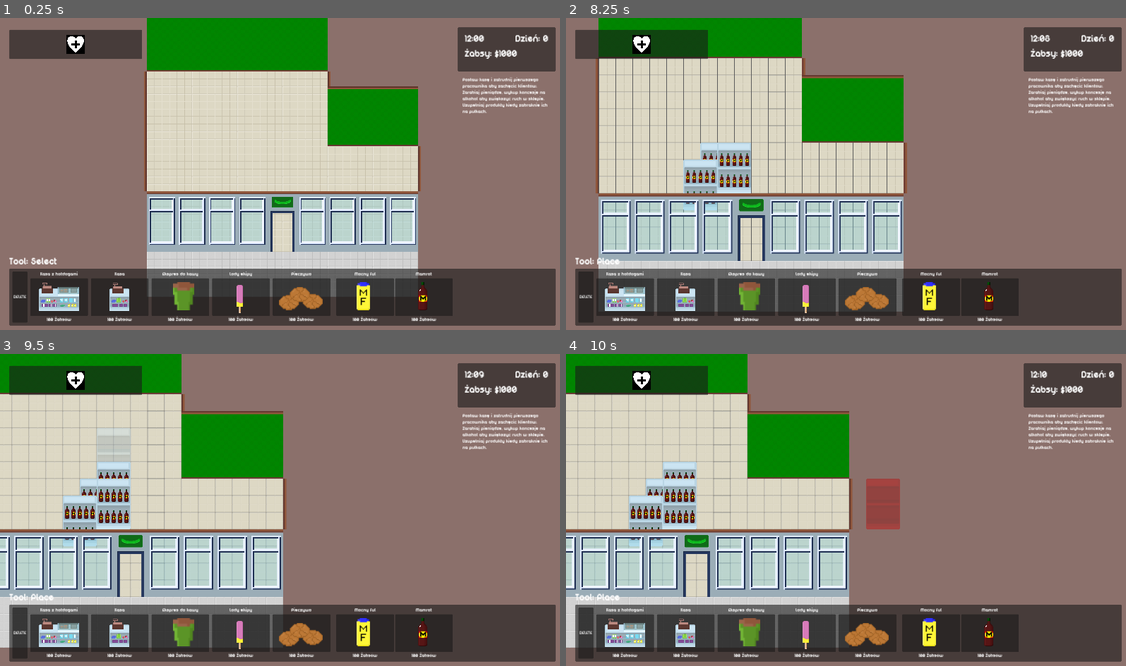
Above: before the commit, frames 1-4 (two rows, left to right).
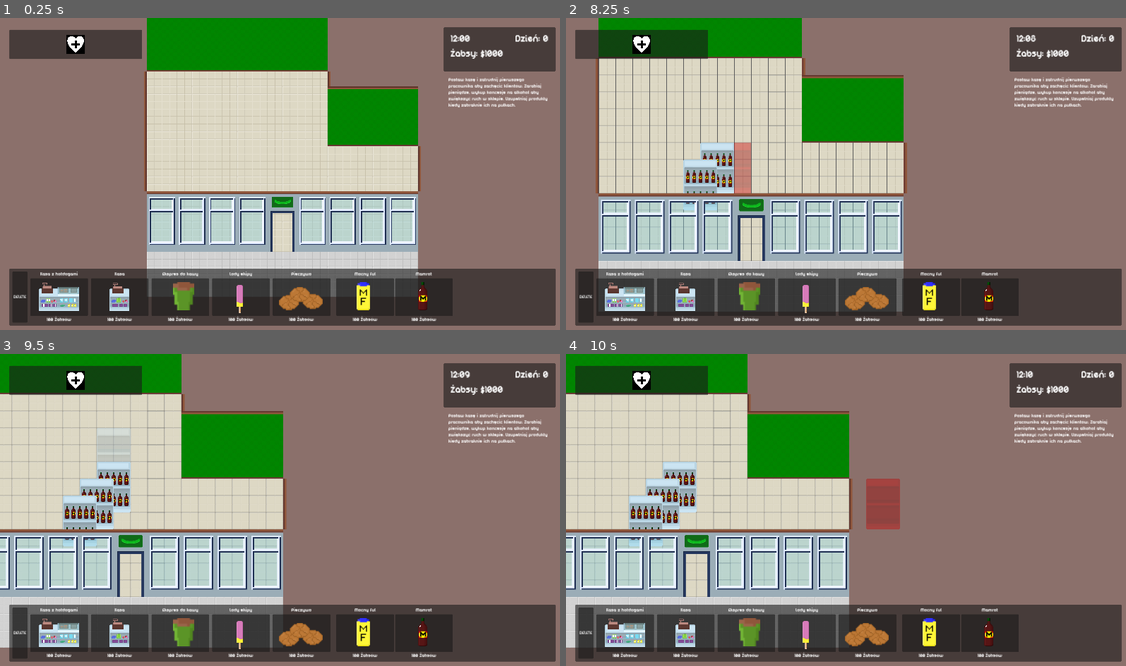
Above: after the commit, the same moments.

Repository: baransu/krakjam2024
Game: Godot game, scene res://game.tscn
Same seed, same stepped clock (60 frames per second), same inputs: the game is played once before the commit and once after it.
Inputs (mouse positions are in pixels of both pictures, inside the frame that each line leads up to):
- Up to frame 1 (0.25 s): no input
- Up to frame 2 (8.25 s): click (644, 42) at 0.5 s; click (700, 42) at 1.25 s; click (627, 295) at 2 s; click (683, 295) at 2.75 s; click (745, 295) at 3.5 s; click (806, 295) at 4.27 s; click (930, 295) at 5 s; click (991, 295) at 5.75 s; tap Enter at 6.5 s; move the mouse to (974, 161) at 6.52 s; hold D (move_right) 6.53-7.25 s; hold Right mouse button (right_click) 6.53-7.25 s; click (974, 161) at 6.67 s; drag from (734, 192) to (935, 155) at 7.27 s; move the mouse to (734, 183) at 8.02 s; hold D (move_right) from 8.03 s (still down); hold Mouse wheel down (zoom_out) from 8.03 s (still down); click (734, 183) at 8.17 s
- Up to frame 3 (9.5 s): release D (move_right) at 8.75 s; release Mouse wheel down (zoom_out) at 8.75 s; drag from (100, 503) to (112, 466) at 8.77 s
- Up to frame 4 (10 s): tap Space at 9.5 s; drag from (678, 503) to (874, 513) at 9.52 s

The runs differ from the first frame. In frame 1, 1.3% of the frame differs, in the area x 1-98%, y 2-80%; in frame 2, 2.0%; in frame 3, 1.9%; in frame 4, 1.9%.

Commit message:
feat: product panel

Diff:
--- a/buildable.gd
+++ b/buildable.gd
@@ -6,3 +6,5 @@
 @export var product_cost: int
 @export var build_cost: int
 @export var product_texture: Texture2D
+@export var name: String
+@export var icon: Texture2D
--- a/builder.gd
+++ b/builder.gd
@@ -57,9 +57,7 @@
 	var item: Building = GameState.buildable.scene.instantiate()
 	nav_region.add_child(item)
 	item.global_position = pos
-	item.cost = GameState.buildable.product_cost
-	item.build_cost = GameState.buildable.build_cost
-	item.product_texture = GameState.buildable.product_texture
+	item.set_res(GameState.buildable)
 	GameState.buildings.append(item)
 	GameState.remove_money(GameState.buildable.build_cost)
 	update_nav_mesh()
--- a/buildings/coffee/coffee.tscn
+++ b/buildings/coffee/coffee.tscn
@@ -12,8 +12,6 @@
 [sub_resource type="RectangleShape2D" id="RectangleShape2D_yy7dt"]
 resource_local_to_scene = true
 size = Vector2(64, 64)
-
-[sub_resource type="LabelSettings" id="LabelSettings_obkn6"]
 
 [node name="Coffee" type="Node2D"]
 script = ExtResource("1_2ia1n")
@@ -48,26 +46,3 @@
 
 [node name="MenuAnchor" type="Marker2D" parent="."]
 position = Vector2(-32, -288)
-
-[node name="CanvasLayer" type="CanvasLayer" parent="."]
-
-[node name="Menu" type="PanelContainer" parent="CanvasLayer"]
-unique_name_in_owner = true
-offset_left = -32.0
-offset_top = -288.0
-offset_right = 75.0
-offset_bottom = -230.0
-mouse_filter = 1
-
-[node name="VBoxContainer" type="VBoxContainer" parent="CanvasLayer/Menu"]
-layout_mode = 2
-
-[node name="Label" type="Label" parent="CanvasLayer/Menu/VBoxContainer"]
-layout_mode = 2
-text = "Wino Mamrot"
-label_settings = SubResource("LabelSettings_obkn6")
-
-[node name="RefillButton" type="Button" parent="CanvasLayer/Menu/VBoxContainer"]
-unique_name_in_owner = true
-layout_mode = 2
-text = "Uzupełnij"
--- a/buildings/scripts/building.gd
+++ b/buildings/scripts/building.gd
@@ -11,10 +11,8 @@
 @export var type: Type = Type.PRODUCT
 @export var product: Product = Product.NONE
 
-var cost := 0
-var build_cost := 0
-var product_texture: Texture2D
 var selected = false
+var res: Buildable
 
 enum Type { PRODUCT, CHECKOUT }
 enum Product { NONE, BEER, HOTDOG, ICECREAM, WINE, BREAD, COFFEE }
@@ -37,6 +35,10 @@
 
 		_:
 			pass
+
+
+func get_delete_cost() -> int:
+	return roundi(res.build_cost * 0.5)
 
 
 func on_hover_end() -> void:
@@ -64,12 +66,14 @@
 func select() -> void:
 	selected = true
 	sprite.material = select_material
+	GameState.building_selected.emit(self)
 
 
 func deselect() -> void:
 	selected = false
 	sprite.material = null
+	GameState.building_deselected.emit(self)
 
 
-func get_obstacle() -> PackedVector2Array:
-	return get_node("NavigationObstacle2D").vertices
+func set_res(r: Buildable) -> void:
+	res = r
--- a/buildings/scripts/checkout_building.gd
+++ b/buildings/scripts/checkout_building.gd
@@ -19,7 +19,7 @@
 		await get_tree().create_timer(1).timeout
 		GameState.add_money(customer.product_cost)
 	else:
-		# todo: return product or not?
+		customer.drop_product()
 		pass
 
 
--- a/buildings/scripts/product_building.gd
+++ b/buildings/scripts/product_building.gd
@@ -1,10 +1,7 @@
 class_name ProductBuilding
 extends Building
 
-@onready var menu: PanelContainer = %Menu
-@onready var refill_button: Button = %RefillButton
 @onready var products_container: Node = $Products
-@onready var menu_anchor: Marker2D = $MenuAnchor
 
 var max_products: int
 var products: int
@@ -13,12 +10,7 @@
 
 func _ready() -> void:
 	super()
-	menu.hide()
-	menu.position = menu_anchor.get_global_transform_with_canvas().get_origin()
-	refill_button.pressed.connect(start_refill)
-	update_refill_button()
 	max_products = products_container.get_child_count()
-	GameState.money_changed.connect(update_refill_button)
 
 	if max_products == 0:
 		max_products = 99999999
@@ -33,19 +25,9 @@
 			staff.start_refill(self)
 
 
-func select() -> void:
-	super()
-	menu.show()
-
-
-func deselect() -> void:
-	super()
-	menu.hide()
-
-
 func get_refill_cost() -> int:
 	var new_products = max_products - products
-	return roundi(new_products * (cost * 0.5))
+	return roundi(new_products * (res.product_cost * 0.5))
 
 
 func interact_staff(_staff: Staff) -> void:
@@ -58,7 +40,7 @@
 	for child in children:
 		child.show()
 
-	update_refill_button()
+	GameState.building_changed.emit(self)
 
 
 func interact_customer(customer: Customer) -> void:
@@ -68,7 +50,7 @@
 		GameState.building_empty.emit(self)
 		return
 
-	customer.give_product(product_texture, cost)
+	customer.give_product(res.product_texture, res.product_cost)
 
 	var children = products_container.get_children()
 	children.shuffle()
@@ -80,19 +62,8 @@
 	if !endless_products:
 		products -= 1
 
-	update_refill_button()
+	GameState.building_changed.emit(self)
 
 
 func is_working() -> bool:
 	return products > 0
-
-
-func update_refill_button(_delta: int = 0) -> void:
-	if products < max_products:
-		refill_button.show()
-		if GameState.money < get_refill_cost():
-			refill_button.disabled = true
-		else:
-			refill_button.disabled = false
-	else:
-		refill_button.hide()
--- a/buildings/shelf_beer/shelf_beer.tscn
+++ b/buildings/shelf_beer/shelf_beer.tscn
@@ -13,8 +13,6 @@
 [sub_resource type="RectangleShape2D" id="RectangleShape2D_yy7dt"]
 resource_local_to_scene = true
 size = Vector2(64, 64)
-
-[sub_resource type="LabelSettings" id="LabelSettings_obkn6"]
 
 [node name="ShelfWine" type="Node2D"]
 script = ExtResource("1_x2n1i")
@@ -97,26 +95,3 @@
 
 [node name="MenuAnchor" type="Marker2D" parent="."]
 position = Vector2(-32, -288)
-
-[node name="CanvasLayer" type="CanvasLayer" parent="."]
-
-[node name="Menu" type="PanelContainer" parent="CanvasLayer"]
-unique_name_in_owner = true
-offset_left = -32.0
-offset_top = -288.0
-offset_right = 75.0
-offset_bottom = -230.0
-mouse_filter = 1
-
-[node name="VBoxContainer" type="VBoxContainer" parent="CanvasLayer/Menu"]
-layout_mode = 2
-
-[node name="Label" type="Label" parent="CanvasLayer/Menu/VBoxContainer"]
-layout_mode = 2
-text = "Wino Mamrot"
-label_settings = SubResource("LabelSettings_obkn6")
-
-[node name="RefillButton" type="Button" parent="CanvasLayer/Menu/VBoxContainer"]
-unique_name_in_owner = true
-layout_mode = 2
-text = "Uzupełnij"
--- a/buildings/shelf_bread/shelf_bread.tscn
+++ b/buildings/shelf_bread/shelf_bread.tscn
@@ -14,8 +14,6 @@
 [sub_resource type="RectangleShape2D" id="RectangleShape2D_yy7dt"]
 resource_local_to_scene = true
 size = Vector2(128, 64)
-
-[sub_resource type="LabelSettings" id="LabelSettings_obkn6"]
 
 [node name="ShelfWine" type="Node2D"]
 script = ExtResource("1_ofphp")
@@ -78,26 +76,3 @@
 
 [node name="MenuAnchor" type="Marker2D" parent="."]
 position = Vector2(-24, -224)
-
-[node name="CanvasLayer" type="CanvasLayer" parent="."]
-
-[node name="Menu" type="PanelContainer" parent="CanvasLayer"]
-unique_name_in_owner = true
-offset_left = -24.0
-offset_top = -224.0
-offset_right = 83.0
-offset_bottom = -166.0
-mouse_filter = 1
-
-[node name="VBoxContainer" type="VBoxContainer" parent="CanvasLayer/Menu"]
-layout_mode = 2
-
-[node name="Label" type="Label" parent="CanvasLayer/Menu/VBoxContainer"]
-layout_mode = 2
-text = "Wino Mamrot"
-label_settings = SubResource("LabelSettings_obkn6")
-
-[node name="RefillButton" type="Button" parent="CanvasLayer/Menu/VBoxContainer"]
-unique_name_in_owner = true
-layout_mode = 2
-text = "Uzupełnij"
--- a/buildings/shelf_icecream/shelf_icecream.tscn
+++ b/buildings/shelf_icecream/shelf_icecream.tscn
@@ -15,8 +15,6 @@
 [sub_resource type="RectangleShape2D" id="RectangleShape2D_yy7dt"]
 resource_local_to_scene = true
 size = Vector2(192, 64)
-
-[sub_resource type="LabelSettings" id="LabelSettings_obkn6"]
 
 [node name="ShelfWine" type="Node2D"]
 script = ExtResource("1_y26bh")
@@ -85,26 +83,3 @@
 
 [node name="MenuAnchor" type="Marker2D" parent="."]
 position = Vector2(-24, -224)
-
-[node name="CanvasLayer" type="CanvasLayer" parent="."]
-
-[node name="Menu" type="PanelContainer" parent="CanvasLayer"]
-unique_name_in_owner = true
-offset_left = -24.0
-offset_top = -224.0
-offset_right = 83.0
-offset_bottom = -166.0
-mouse_filter = 1
-
-[node name="VBoxContainer" type="VBoxContainer" parent="CanvasLayer/Menu"]
-layout_mode = 2
-
-[node name="Label" type="Label" parent="CanvasLayer/Menu/VBoxContainer"]
-layout_mode = 2
-text = "Wino Mamrot"
-label_settings = SubResource("LabelSettings_obkn6")
-
-[node name="RefillButton" type="Button" parent="CanvasLayer/Menu/VBoxContainer"]
-unique_name_in_owner = true
-layout_mode = 2
-text = "Uzupełnij"
--- a/buildings/shelf_wine/shelf_wine.tscn
+++ b/buildings/shelf_wine/shelf_wine.tscn
@@ -13,8 +13,6 @@
 [sub_resource type="RectangleShape2D" id="RectangleShape2D_yy7dt"]
 resource_local_to_scene = true
 size = Vector2(128, 64)
-
-[sub_resource type="LabelSettings" id="LabelSettings_obkn6"]
 
 [node name="ShelfWine" type="Node2D"]
 script = ExtResource("1_2uqao")
@@ -89,26 +87,3 @@
 
 [node name="MenuAnchor" type="Marker2D" parent="."]
 position = Vector2(-24, -224)
-
-[node name="CanvasLayer" type="CanvasLayer" parent="."]
-
-[node name="Menu" type="PanelContainer" parent="CanvasLayer"]
-unique_name_in_owner = true
-offset_left = -24.0
-offset_top = -224.0
-offset_right = 83.0
-offset_bottom = -166.0
-mouse_filter = 1
-
-[node name="VBoxContainer" type="VBoxContainer" parent="CanvasLayer/Menu"]
-layout_mode = 2
-
-[node name="Label" type="Label" parent="CanvasLayer/Menu/VBoxContainer"]
-layout_mode = 2
-text = "Wino Mamrot"
-label_settings = SubResource("LabelSettings_obkn6")
-
-[node name="RefillButton" type="Button" parent="CanvasLayer/Menu/VBoxContainer"]
-unique_name_in_owner = true
-layout_mode = 2
-text = "Uzupełnij"
--- a/customer.gd
+++ b/customer.gd
@@ -78,6 +78,7 @@
 		nav_agent.set_target_position(target.get_front())
 	else:
 		if exit:
+			change_state(State.EXIT)
 			find_exit()
 		else:
 			print("waiting for building to be created")
@@ -126,8 +127,16 @@
 					product = "BEER"
 				Building.Product.HOTDOG:
 					product = "HOTDOG"
+				Building.Product.WINE:
+					product = "WINE"
+				Building.Product.COFFEE:
+					product = "COFFEE"
+				Building.Product.ICECREAM:
+					product = "ICECREAM"
+				Building.Product.BREAD:
+					product = "BREAD"
 				_:
-					product = "TODO"
+					product = "NONE"
 
 			state_label.text = "PRODUCT: " + product
 
@@ -145,3 +154,7 @@
 	product_cost = cost
 	product_sprite.show()
 	product_sprite.texture = tex
+
+
+func drop_product() -> void:
+	product_sprite.hide()
--- a/game_state.gd
+++ b/game_state.gd
@@ -9,6 +9,9 @@
 signal money_changed(int)
 signal staff_changed
 signal alkohol_access_changed
+signal building_selected(Building)
+signal building_deselected(Building)
+signal building_changed(Building)
 
 var selected: Building
 var buildings: Array[Building] = []
@@ -70,6 +73,7 @@
 
 
 func delete(b: Building) -> void:
+	add_money(b.get_delete_cost())
 	b.queue_free()
 	buildings.erase(b)
 	building_destroyed.emit(b)
--- a/hotdog_building.gd
+++ b/hotdog_building.gd
@@ -12,12 +12,12 @@
 	if is_working():
 		if customer.target_product == Building.Product.HOTDOG:
 			await staff.something_hotdog()
-			customer.give_product(product_texture, cost)
-			GameState.add_money(cost)
+			customer.give_product(res.product_texture, res.product_cost)
+			GameState.add_money(res.product_cost)
 		else:
 			GameState.add_money(customer.product_cost)
 			await get_tree().create_timer(1).timeout
 
 	else:
-		# todo: return product or not?
+		customer.drop_product()
 		pass
--- a/hud.tscn
+++ b/hud.tscn
@@ -9,6 +9,7 @@
 [ext_resource type="Script" path="res://ui/delete_button.gd" id="3_q3tk0"]
 [ext_resource type="Texture2D" uid="uid://cfbxp6iqj3qra" path="res://art/Sprite-0007-2.png" id="4_begqd"]
 [ext_resource type="Resource" uid="uid://cygl2nish317r" path="res://buildings/hotdog/hotdog_res.tres" id="4_jk0rg"]
+[ext_resource type="PackedScene" uid="uid://dbedkj40f785x" path="res://ui/building_panel.tscn" id="6_cybql"]
 [ext_resource type="Texture2D" uid="uid://bftbtvqmorrov" path="res://art/Sprite-0006-3.png" id="10_woaov"]
 [ext_resource type="Resource" uid="uid://br4togwko5rd3" path="res://buildings/shelf_beer/shelf_beer_res.tres" id="11_yn7g0"]
 [ext_resource type="Texture2D" uid="uid://b1cbch7lv6s74" path="res://art/Sprite-0001-5-lodowmfa.png" id="12_tgllb"]
@@ -122,7 +123,7 @@
 layout_mode = 2
 
 [node name="Panel" type="Panel" parent="MarginContainer/VBoxContainer/HBoxContainer2/VBoxContainer2"]
-custom_minimum_size = Vector2(300, 150)
+custom_minimum_size = Vector2(380, 150)
 layout_mode = 2
 
 [node name="MarginContainer" type="MarginContainer" parent="MarginContainer/VBoxContainer/HBoxContainer2/VBoxContainer2/Panel"]
@@ -180,11 +181,15 @@
 text = "Postaw kasę i zatrudnij pierwszego pracownika aby zachęcić klientów. Zarabiaj pieniądze, wykup koncesje na alkohol aby zwiększyć ruch w sklepie. Uzupełniaj produkty kiedy zabraknie ich na pułkach."
 autowrap_mode = 2
 
+[node name="BuildingPanel" parent="MarginContainer/VBoxContainer/HBoxContainer2/VBoxContainer2" instance=ExtResource("6_cybql")]
+layout_mode = 2
+
 [node name="HBoxContainer" type="HBoxContainer" parent="MarginContainer/VBoxContainer"]
 layout_mode = 2
 
 [node name="ToolLabel" type="Label" parent="MarginContainer/VBoxContainer/HBoxContainer"]
 unique_name_in_owner = true
+visible = false
 layout_mode = 2
 size_flags_horizontal = 0
 text = "Tool: Build"
--- a/template.gd
+++ b/template.gd
@@ -8,8 +8,8 @@
 
 
 func _ready() -> void:
-	area_entered.connect(on_area_entered)
-	area_exited.connect(on_area_exited)
+	body_entered.connect(on_area_entered)
+	body_exited.connect(on_area_exited)
 
 
 func _process(_delta: float) -> void:
@@ -22,11 +22,11 @@
 		can_build = false
 
 
-func on_area_entered(_area: Area2D) -> void:
+func on_area_entered(_b: Node) -> void:
 	other_shape_overlap = true
 
 
-func on_area_exited(_area: Area2D) -> void:
+func on_area_exited(_b: Node) -> void:
 	other_shape_overlap = false
 
 
--- /dev/null
+++ b/ui/building_panel.gd
@@ -0,0 +1,76 @@
+extends PanelContainer
+
+@onready var name_label: Label = %Name
+@onready var inventory_text: Label = %InventoryText
+@onready var building_icon: TextureRect = %BuildingIcon
+@onready var refill_building_button: Button = %RefillBuildingButton
+@onready var delete_building_button: Button = %DeleteBuildingButton
+
+var building: Building
+
+
+func _ready():
+	GameState.building_selected.connect(on_building_selected)
+	GameState.building_deselected.connect(on_building_deselected)
+	GameState.building_destroyed.connect(on_building_deselected)
+
+	GameState.building_changed.connect(update_building_info)
+	GameState.money_changed.connect(on_money_changed)
+
+	delete_building_button.pressed.connect(delete_building)
+	refill_building_button.pressed.connect(refill_building)
+
+	hide()
+
+
+func delete_building():
+	GameState.delete(building)
+
+
+func refill_building():
+	building.start_refill()
+
+
+func on_money_changed(_delta: int):
+	update_building_info()
+
+
+func on_building_selected(b: Building):
+	building = b
+	update_building_info(building)
+	show()
+
+
+func on_building_deselected(b: Building):
+	building = b
+	hide()
+
+
+func update_building_info(_b: Building = null):
+	if building == null:
+		return
+
+	name_label.text = building.res.name
+	building_icon.texture = building.res.icon
+
+	if building is ProductBuilding && !building.endless_products:
+		inventory_text.show()
+		inventory_text.text = (
+			"Stan: " + str(building.products) + "/" + str(building.max_products) + " sztuk"
+		)
+
+		refill_building_button.text = "Uzupełnij (" + str(building.get_refill_cost()) + " Żabsów)"
+		delete_building_button.text = "Sprzedaj (" + str(building.get_delete_cost()) + " Żabsów)"
+
+		if building.products < building.max_products:
+			refill_building_button.show()
+			if building.get_refill_cost() <= GameState.money:
+				refill_building_button.disabled = false
+			else:
+				refill_building_button.disabled = true
+		else:
+			refill_building_button.hide()
+
+	else:
+		inventory_text.hide()
+		refill_building_button.hide()
--- /dev/null
+++ b/ui/building_panel.tscn
@@ -0,0 +1,55 @@
+[gd_scene load_steps=3 format=3 uid="uid://dbedkj40f785x"]
+
+[ext_resource type="Script" path="res://ui/building_panel.gd" id="1_von7c"]
+
+[sub_resource type="PlaceholderTexture2D" id="PlaceholderTexture2D_p6j6j"]
+size = Vector2(32, 32)
+
+[node name="BuildingPanel" type="PanelContainer"]
+script = ExtResource("1_von7c")
+
+[node name="MarginContainer2" type="MarginContainer" parent="."]
+layout_mode = 2
+theme_override_constants/margin_left = 16
+theme_override_constants/margin_top = 16
+theme_override_constants/margin_right = 16
+theme_override_constants/margin_bottom = 16
+
+[node name="VBoxContainer" type="VBoxContainer" parent="MarginContainer2"]
+layout_mode = 2
+theme_override_constants/separation = 16
+
+[node name="HBoxContainer2" type="HBoxContainer" parent="MarginContainer2/VBoxContainer"]
+layout_mode = 2
+
+[node name="Name" type="Label" parent="MarginContainer2/VBoxContainer/HBoxContainer2"]
+unique_name_in_owner = true
+custom_minimum_size = Vector2(300, 2.08165e-12)
+layout_mode = 2
+text = "Wino Mamrot"
+autowrap_mode = 2
+
+[node name="BuildingIcon" type="TextureRect" parent="MarginContainer2/VBoxContainer/HBoxContainer2"]
+unique_name_in_owner = true
+custom_minimum_size = Vector2(32, 32)
+layout_mode = 2
+texture = SubResource("PlaceholderTexture2D_p6j6j")
+
+[node name="InventoryText" type="Label" parent="MarginContainer2/VBoxContainer"]
+unique_name_in_owner = true
+layout_mode = 2
+text = "Stan: 5/10 sztuk"
+
+[node name="HBoxContainer" type="VBoxContainer" parent="MarginContainer2/VBoxContainer"]
+layout_mode = 2
+theme_override_constants/separation = 8
+
+[node name="RefillBuildingButton" type="Button" parent="MarginContainer2/VBoxContainer/HBoxContainer"]
+unique_name_in_owner = true
+layout_mode = 2
+text = "Uzupełnij (-100 Żabsów)"
+
+[node name="DeleteBuildingButton" type="Button" parent="MarginContainer2/VBoxContainer/HBoxContainer"]
+unique_name_in_owner = true
+layout_mode = 2
+text = "Sprzedaj (+100 Żabsów)"
Not shown: 1 places in buildings/coffee/coffee.tscn that only renumber resources
Not shown: 1 places in buildings/shelf_beer/shelf_beer.tscn that only renumber resources
Not shown: 1 places in buildings/shelf_bread/shelf_bread.tscn that only renumber resources
Not shown: 1 places in buildings/shelf_icecream/shelf_icecream.tscn that only renumber resources
Not shown: 1 places in buildings/shelf_wine/shelf_wine.tscn that only renumber resources
Not shown: 1 places in hud.tscn that only renumber resources
